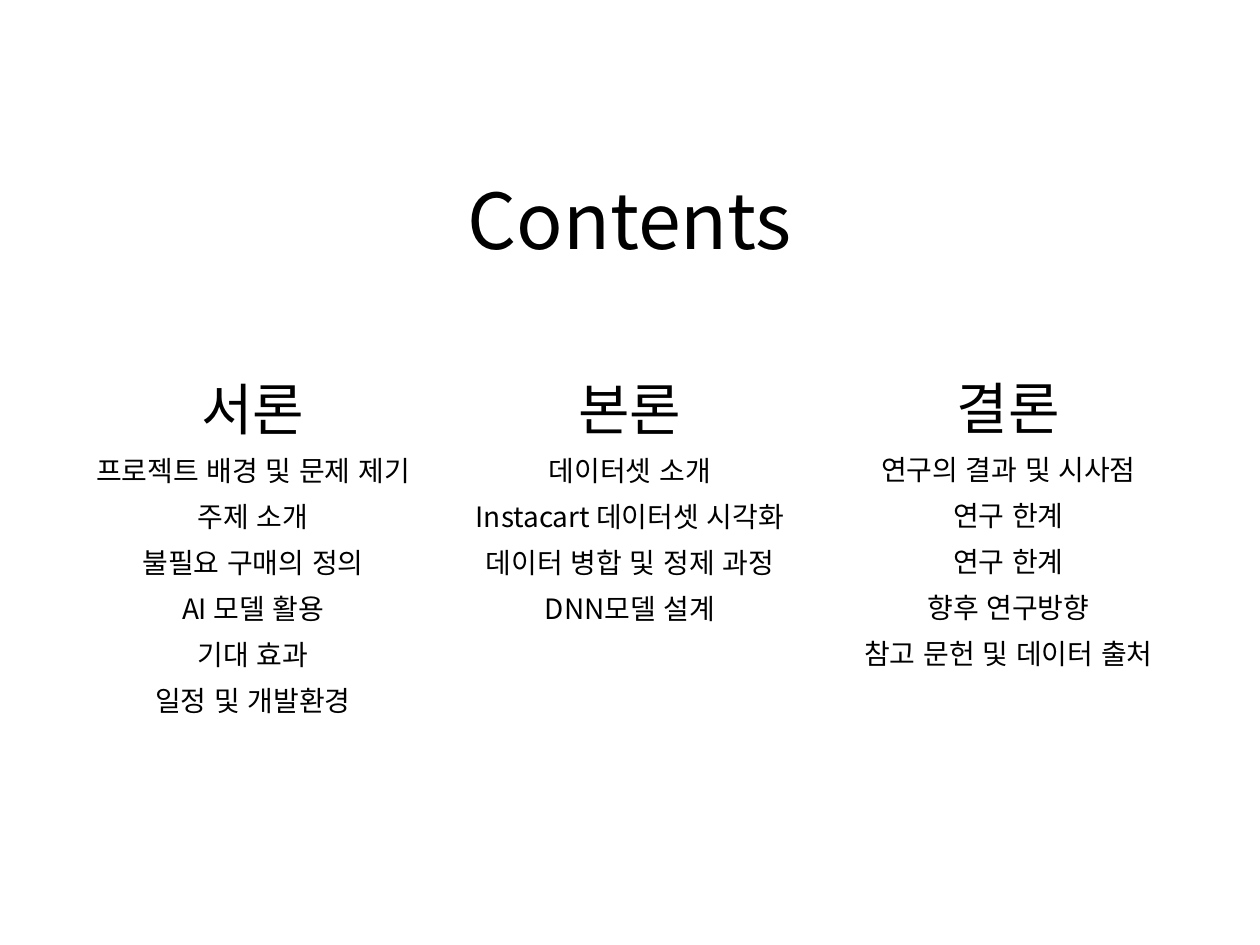
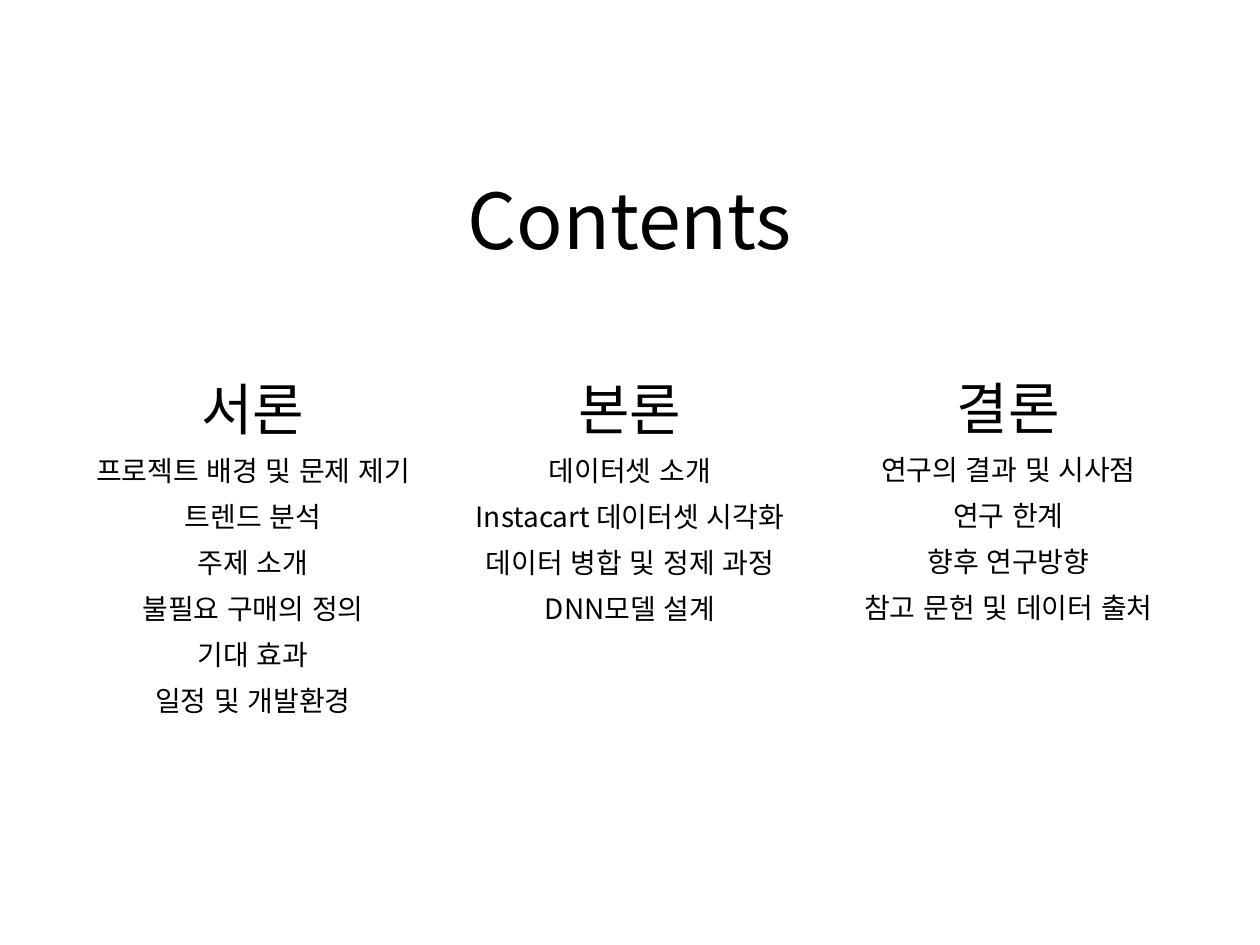
Before and after one commit to WasVelinn/1stPerSonalProjecT, a slide deck: slide 2 of 프레젠테이션1.pptx. Drawn at 1260x945 pixels with LibreOffice and Linux fonts; fonts in the diff are those of the drawing. Boxes give left, top, right and bottom in pixels: in the first picture for what was removed or moved away, otherwise in the second. Text is boxed around its words. In the diff, an @@ line names an element or a change of style, - is before the commit and + after.

```diff
--- a/프레젠테이션1.pptx
+++ b/프레젠테이션1.pptx
@@ text at [185, 504, 321, 530]: paragraph added @@
+트렌드 분석
@@ text at [953, 549, 1063, 575]: paragraph removed @@
-연구 한계
@@ text at [182, 595, 324, 621]: paragraph removed @@
-AI 모델 활용
```
Also in this commit, not shown: 17 other slides changed, 4 slides added, 1 slide removed, 18 other files.
